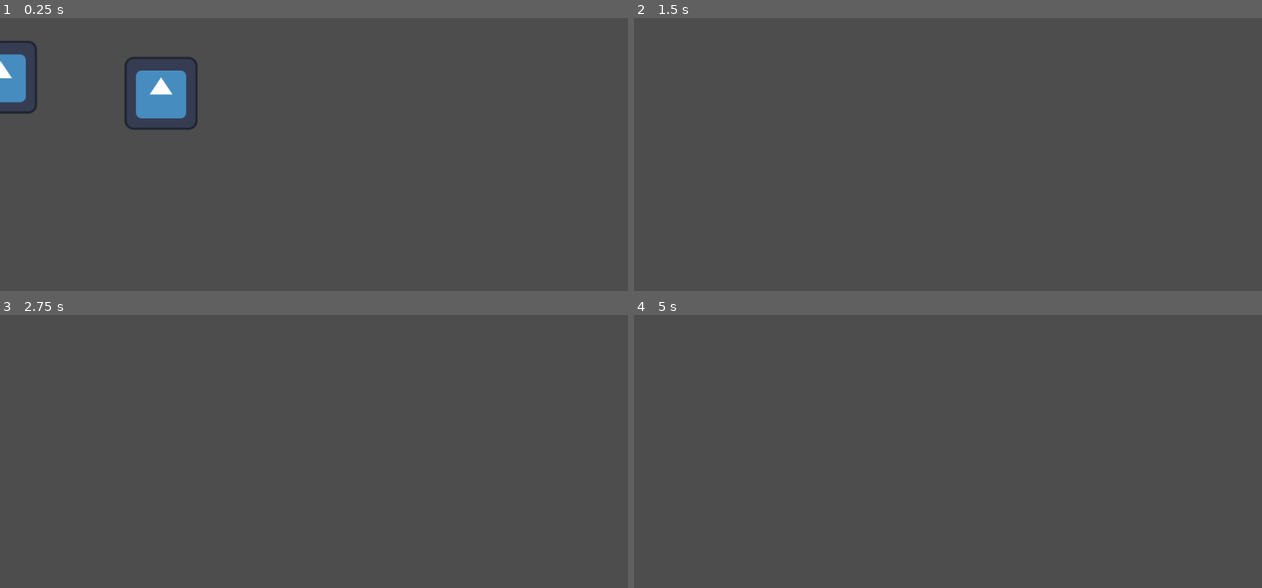
Above: before the commit, frames 1-4 (two rows, left to right).
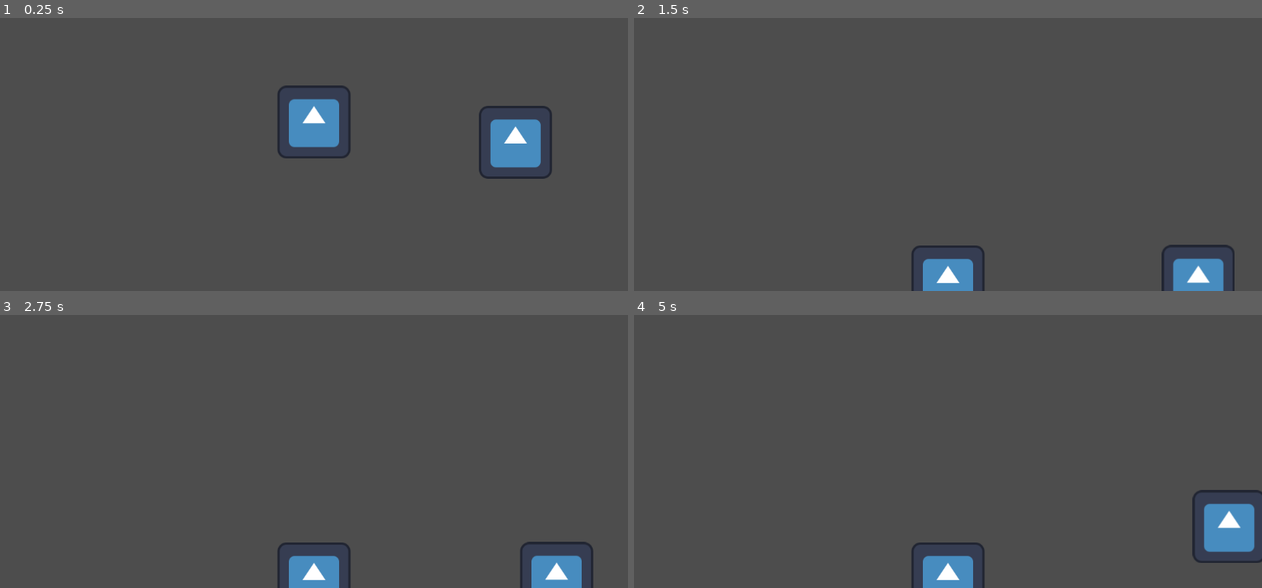
Above: after the commit, the same moments.

Repository: NeonGamerBot-QK/counterspell-boston
Game: Godot game, scene res://node_2d.tscn
Same seed, same stepped clock (60 frames per second), same inputs: the game is played once before the commit and once after it. The engine's default icon, where the game draws it, is replaced by a stand-in: a white triangle on a blue panel in a dark square.
Inputs:
- Up to frame 1 (0.25 s): no input
- Up to frame 2 (1.5 s): tap Enter at 0.5 s; hold D (right) from 0.53 s (still down); tap Space (jump) at 0.77 s
- Up to frame 3 (2.75 s): tap Space (jump) at 1.52 s; release D (right) at 2.03 s; hold A (left) from 2.03 s (still down)
- Up to frame 4 (5 s): release A (left) at 2.78 s; hold D (right) 2.78-4.28 s; tap Space (jump) at 3.02, 3.77, 4.52 s; hold A (left) from 4.28 s (still down)

The runs differ from the first frame. In frame 1, 6.4% of the frame differs, in the area x 0-88%, y 8-59%; in frame 2, 2.4%; in frame 3, 2.4%; in frame 4, 2.9%.

Commit message:
put the character in the right spot

Diff:
--- a/floor.gd
+++ /dev/null
@@ -1,13 +0,0 @@
-extends StaticBody2D
-
-
-# Called when the node enters the scene tree for the first time.
-func _ready() -> void:
-	print("floor loaded")
-	pass # Replace with function body.
-
-
-# Called every frame. 'delta' is the elapsed time since the previous frame.
-func _process(delta: float) -> void:
-
-	pass
--- a/node_2d.tscn
+++ b/node_2d.tscn
@@ -1,16 +1,15 @@
-[gd_scene load_steps=6 format=3 uid="uid://nh5fnlw3k6r2"]
+[gd_scene load_steps=5 format=3 uid="uid://nh5fnlw3k6r2"]
 
 [ext_resource type="Texture2D" uid="uid://c52haqan85k53" path="res://icon.svg" id="1_gqviv"]
-[ext_resource type="Script" path="res://floor.gd" id="2_4w1c4"]
 [ext_resource type="PackedScene" uid="uid://b7kjqxjnmrpdc" path="res://player.tscn" id="3_cxsvd"]
 
 [sub_resource type="RectangleShape2D" id="RectangleShape2D_n0rac"]
 
 [sub_resource type="RectangleShape2D" id="RectangleShape2D_fslva"]
-size = Vector2(102.269, 1.14144)
+size = Vector2(1100, 6.5)
 
 [node name="Node2D" type="Node2D"]
-position = Vector2(298, 243)
+position = Vector2(550, 325)
 
 [node name="Block" type="RigidBody2D" parent="."]
 
@@ -22,11 +21,11 @@
 texture = ExtResource("1_gqviv")
 
 [node name="Floor" type="StaticBody2D" parent="."]
-position = Vector2(0, 513)
-script = ExtResource("2_4w1c4")
+position = Vector2(0, 321.75)
 metadata/_edit_group_ = true
 
 [node name="CollisionShape2D" type="CollisionShape2D" parent="Floor"]
 shape = SubResource("RectangleShape2D_fslva")
 
 [node name="Player" parent="." instance=ExtResource("3_cxsvd")]
+position = Vector2(353, 4)
